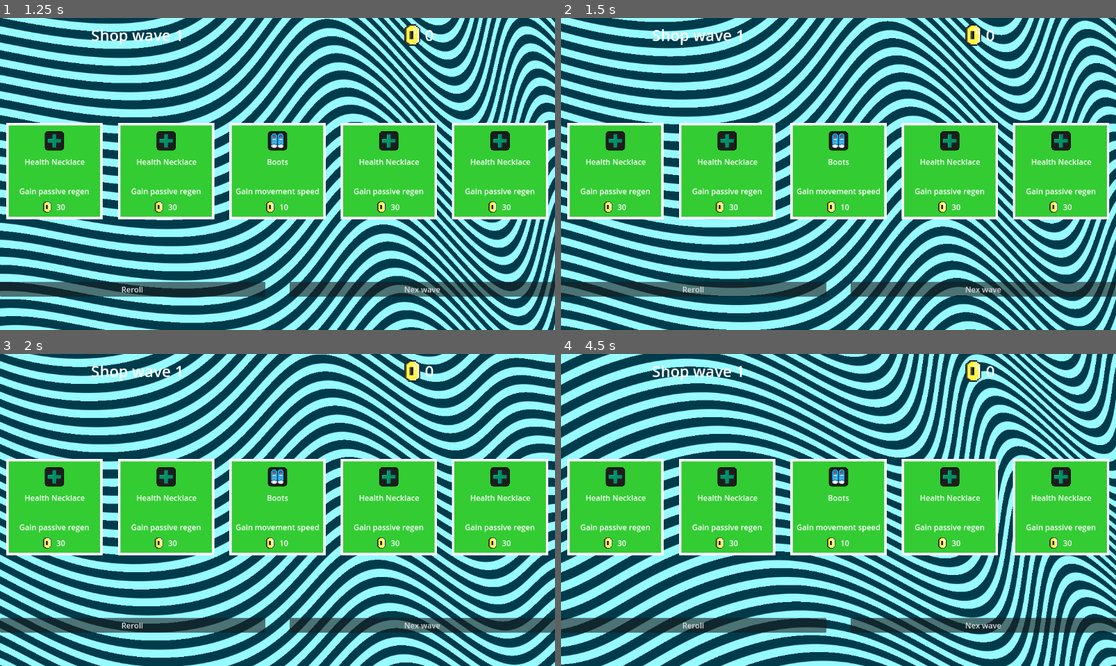
Above: before the commit, frames 1-4 (two rows, left to right).
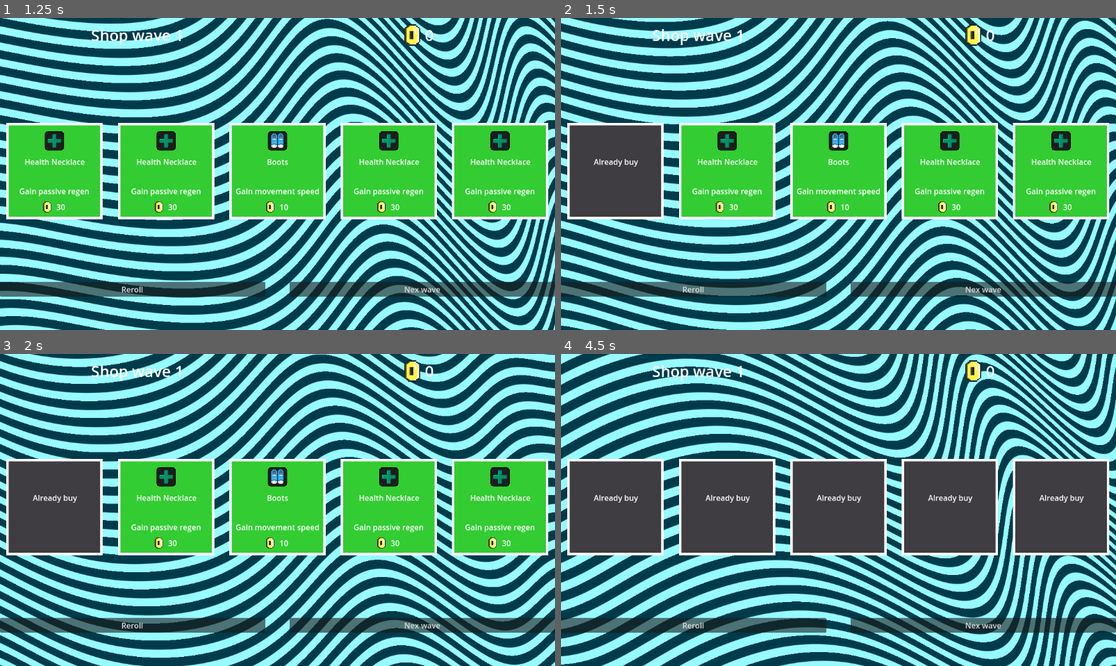
Above: after the commit, the same moments.

Repository: PoloLoveTaco/One-Month-Game-Jam
Game: Godot game, scene res://Scenes/Maps/test.tscn
Same seed, same stepped clock (60 frames per second), same inputs: the game is played once before the commit and once after it. The engine's default icon, where the game draws it, is replaced by a stand-in: a white triangle on a blue panel in a dark square.
Inputs (mouse positions are in pixels of both pictures, inside the frame that each line leads up to):
- Up to frame 1 (1.25 s): hold Right (right) from 0.53 s (still down); hold T (tmp) from 0.53 s (still down)
- Up to frame 2 (1.5 s): release Right (right) at 1.25 s; release T (tmp) at 1.25 s; click (622, 124) at 1.25 s
- Up to frame 3 (2 s): no input
- Up to frame 4 (4.5 s): click (733, 460) at 2 s; click (844, 460) at 2.75 s; click (955, 460) at 3.5 s; click (1066, 460) at 4.25 s

Frame 1 is identical in both runs. In frame 2, 4.8% of the frame differs, in the area x 1-19%, y 34-64%; in frame 3, 4.8%; in frame 4, 24%, in the area x 1-99%, y 34-64%.

Commit message:
[ADD] state when item is buy

Diff:
--- a/Scenes/Interfaces/shop.tscn
+++ b/Scenes/Interfaces/shop.tscn
@@ -91,7 +91,7 @@
 grow_vertical = 2
 columns = 5
 
-[node name="ShopItem" parent="Panel/GridContainer" instance=ExtResource("5_k6jq0")]
+[node name="ShopItem1" parent="Panel/GridContainer" instance=ExtResource("5_k6jq0")]
 layout_mode = 2
 size_flags_horizontal = 3
 
@@ -135,7 +135,7 @@
 size_flags_vertical = 5
 text = "Nex wave"
 
-[connection signal="pressed" from="Panel/GridContainer/ShopItem" to="." method="_on_shop_item_pressed"]
+[connection signal="pressed" from="Panel/GridContainer/ShopItem1" to="." method="_on_shop_item_pressed"]
 [connection signal="pressed" from="Panel/GridContainer/ShopItem2" to="." method="_on_shop_item_2_pressed"]
 [connection signal="pressed" from="Panel/GridContainer/ShopItem3" to="." method="_on_shop_item_3_pressed"]
 [connection signal="pressed" from="Panel/GridContainer/ShopItem4" to="." method="_on_shop_item_4_pressed"]
--- a/Scripts/shop.gd
+++ b/Scripts/shop.gd
@@ -8,6 +8,13 @@
 
 @onready var coins_label := $Panel/Header/Gold/GoldLabel
 @onready var upgrades_grid := $Panel/GridContainer
+
+@onready var shop_item_1: ShopItem = $Panel/GridContainer/ShopItem1
+@onready var shop_item_2: ShopItem = $Panel/GridContainer/ShopItem2
+@onready var shop_item_3: ShopItem = $Panel/GridContainer/ShopItem3
+@onready var shop_item_4: ShopItem = $Panel/GridContainer/ShopItem4
+@onready var shop_item_5: ShopItem = $Panel/GridContainer/ShopItem5
+
 
 @onready var shop_item_scene := preload("res://Scenes/Interfaces/shop.tscn")
 
@@ -67,11 +74,11 @@
 
 
 func update_ui():
-	$Panel/GridContainer/ShopItem.set_item(current_choices[0])
-	$Panel/GridContainer/ShopItem2.set_item(current_choices[1])
-	$Panel/GridContainer/ShopItem3.set_item(current_choices[2])
-	$Panel/GridContainer/ShopItem4.set_item(current_choices[3])
-	$Panel/GridContainer/ShopItem5.set_item(current_choices[4])
+	shop_item_1.set_item(current_choices[0])
+	shop_item_2.set_item(current_choices[1])
+	shop_item_3.set_item(current_choices[2])
+	shop_item_4.set_item(current_choices[3])
+	shop_item_5.set_item(current_choices[4])
 
 
 func _on_reroll_button_pressed() -> void:
@@ -85,25 +92,35 @@
 
 
 func _on_shop_item_pressed() -> void:
-	print("1")
-	player.player_stat.add_item(current_choices[0])
+	if shop_item_1.is_buyable:
+		print("1")
+		player.player_stat.add_item(current_choices[0])
+		shop_item_1.buy_item()
 
 
 func _on_shop_item_2_pressed() -> void:
-	print("2")
-	player.player_stat.add_item(current_choices[1])
+	if shop_item_2.is_buyable:
+		print("2")
+		player.player_stat.add_item(current_choices[1])
+		shop_item_2.buy_item()
 
 
 func _on_shop_item_3_pressed() -> void:
-	print("3")
-	player.player_stat.add_item(current_choices[2])
+	if shop_item_3.is_buyable:
+		print("3")
+		player.player_stat.add_item(current_choices[2])
+		shop_item_3.buy_item()
 
 
 func _on_shop_item_4_pressed() -> void:
-	print("4")
-	player.player_stat.add_item(current_choices[3])
+	if shop_item_4.is_buyable:
+		print("4")
+		player.player_stat.add_item(current_choices[3])
+		shop_item_4.buy_item()
 
 
 func _on_shop_item_5_pressed() -> void:
-	print("5")
-	player.player_stat.add_item(current_choices[4])
+	if shop_item_5.is_buyable:
+		print("5")
+		player.player_stat.add_item(current_choices[4])
+		shop_item_5.buy_item()
--- a/Scripts/shop_item.gd
+++ b/Scripts/shop_item.gd
@@ -5,20 +5,25 @@
 const COLOR_RARE       = Color(0.2, 0.4, 1.0, 1.0)
 const COLOR_EPIC       = Color(0.698, 0.2, 0.902, 1.0)
 const COLOR_LEGENDARY  = Color(1.0, 0.902, 0.2, 1.0)
+const COLOR_BUY        = Color(0.248, 0.241, 0.259, 1.0)
 
 @onready var item_icon := $Panel/Icon
 @onready var item_name := $Panel/Name
 @onready var item_desc := $Panel/Desc
 
+@onready var gold_icon: TextureRect = $Panel/Cost/GoldIcon
 @onready var cost_label := $Panel/Cost/PriceLabel
 
 @onready var bk : ColorRect = $Panel/Background
+@onready var is_buyable: bool = true
 
 
 func set_item(u: UpgradeData):
+	is_buyable = true
 	item_name.text = u.display_name
 	item_desc.text = u.description
 	item_icon.texture = u.icon
+	gold_icon.show()
 	cost_label.text = str(u.cost)
 
 	match u.rarity:
@@ -26,3 +31,13 @@
 		2: bk.color = COLOR_RARE
 		3: bk.color = COLOR_EPIC
 		4: bk.color = COLOR_LEGENDARY
+
+func buy_item():
+	is_buyable = false
+
+	item_name.text = "Already buy"
+	item_desc.text = ""
+	item_icon.texture = null
+	cost_label.text = ""
+	gold_icon.hide()
+	bk.color = COLOR_BUY
